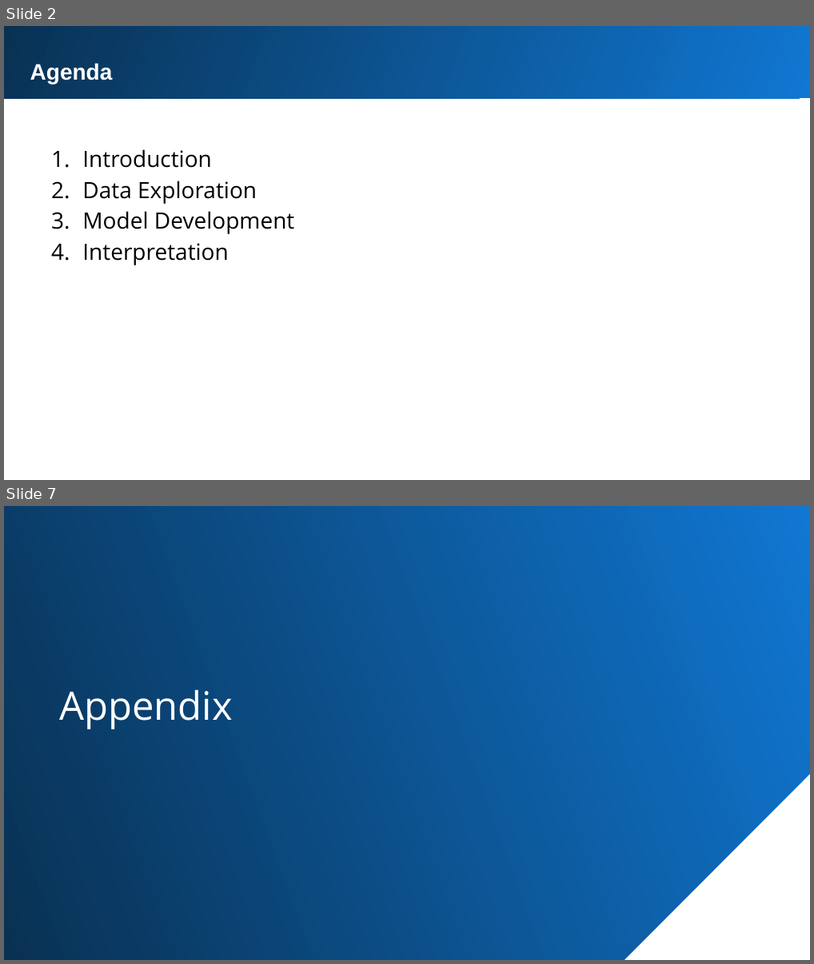
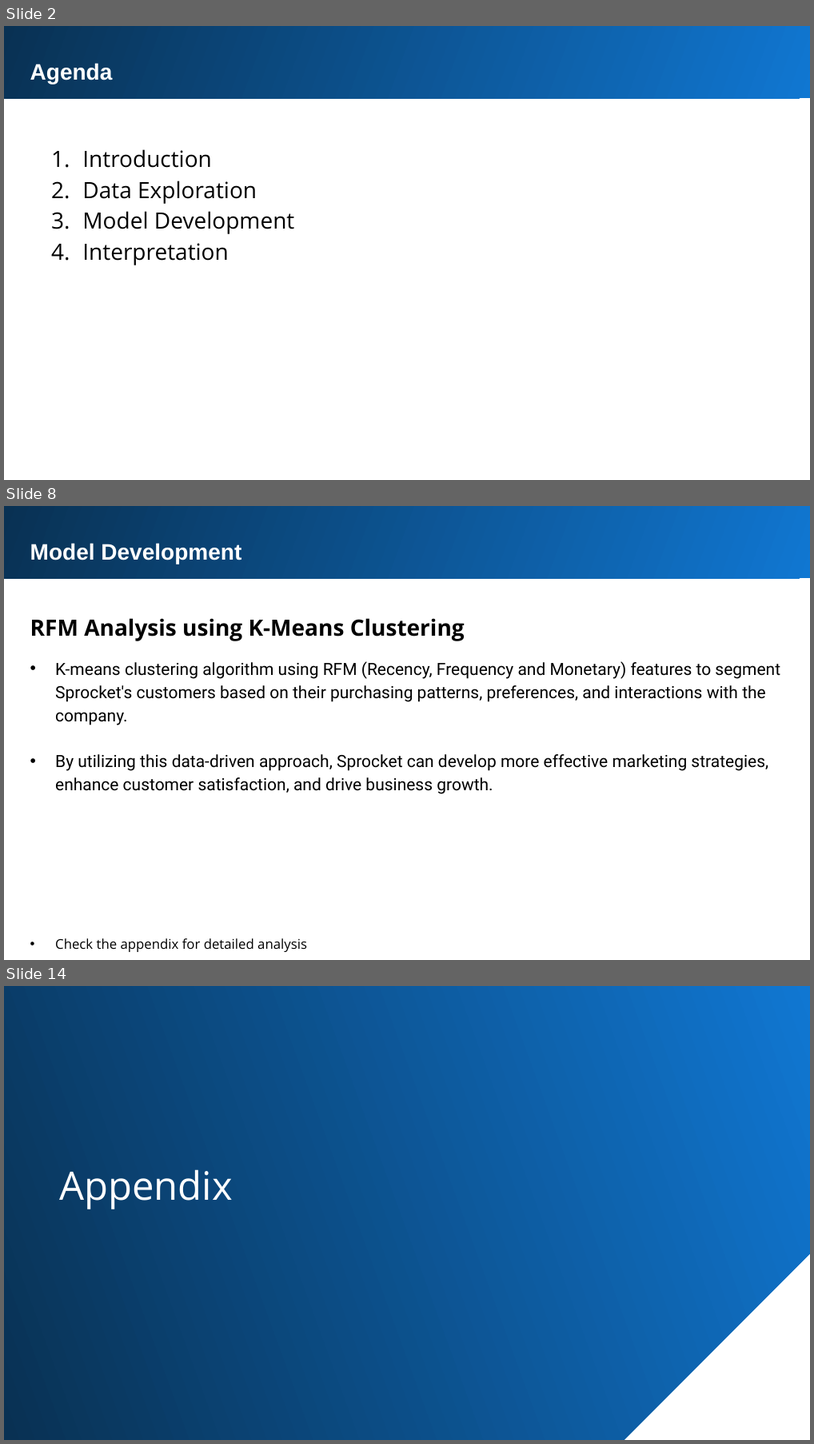
Before and after one commit to Mevhare/Forage-KPMG-AU-Virtual-Internship, a slide deck: Solution/Task 2/Sprocket_Presenation.pptx. Shown one above the other, each under a label of ours: slides 2 and 7 before the commit, slides 2, 8 and 14 after it; the slides between them are not shown. The pictures are 814x964 and 814x1444 pixels, drawn with LibreOffice and Linux fonts; fonts in the diff are those of the drawing. Boxes give left, top, right and bottom in pixels: in the first picture for what was removed or moved away, otherwise in the second. Text is boxed around its words. In the diff, an @@ line names an element or a change of style, - is before the commit and + after.

```diff
--- a/Solution/Task 2/Sprocket_Presenation.pptx
+++ b/Solution/Task 2/Sprocket_Presenation.pptx
@@ slide 8 added at bbox=[4, 506, 810, 960], background #FFFFFF @@
@@ rectangle added at bbox=[4, 506, 810, 579], fill gradient #1077D2 to #093153 @@
@@ text added at bbox=[30, 543, 242, 564], 20 pt, text #FFFFFF, bold @@
+Model Development
@@ text added at bbox=[30, 618, 465, 641], 20 pt, text #000000, bold @@
+RFM Analysis using K-Means Clustering
@@ text added at bbox=[55, 661, 781, 952], 15 pt, text #000000 @@
+• K-means clustering algorithm using RFM (Recency, Frequency and Monetary) features to segment Sprocket's customers based on their purchasing patterns, preferences, and interactions with the company.
+• By utilizing this data-driven approach, Sprocket can develop more effective marketing strategies, enhance customer satisfaction, and drive business growth.
+• Check the appendix for detailed analysis
@@ what was slide 7 is now slide 14 @@
```
Also in this commit, not shown: 11 other slides added, 5 slides removed, 6 other files.
